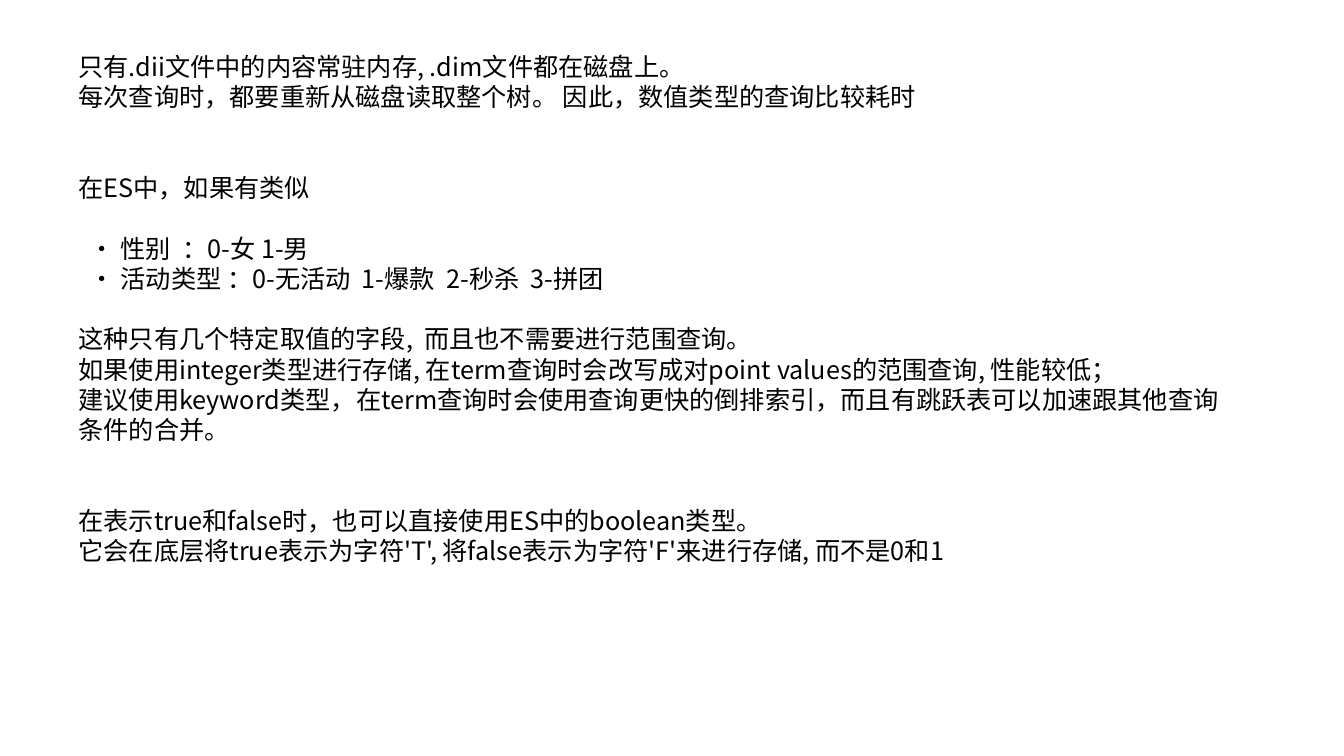
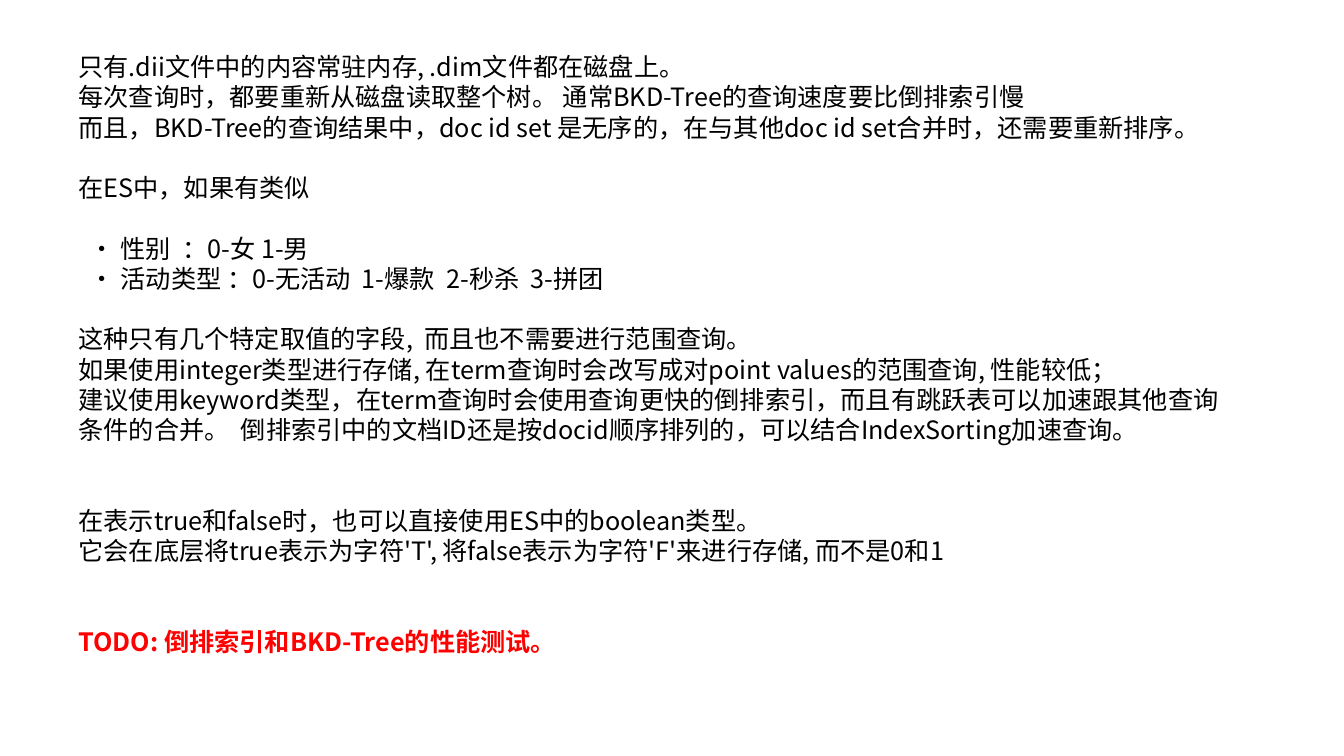
Before and after one commit to zouxiang1993/lucene-8.0.0, a slide deck: slide 19 of core/notes/lucene/codec/索引文件格式/Lucene索引文件.pptx. Drawn at 1344x756 pixels with LibreOffice and Linux fonts; fonts in the diff are those of the drawing. Boxes give left, top, right and bottom in pixels: in the first picture for what was removed or moved away, otherwise in the second. Text is boxed around its words. In the diff, an @@ line names an element or a change of style, - is before the commit and + after.

```diff
--- a/core/notes/lucene/codec/索引文件格式/Lucene索引文件.pptx
+++ b/core/notes/lucene/codec/索引文件格式/Lucene索引文件.pptx
@@ text at (78, 84, 1199, 140): text changed @@
-每次查询时，都要重新从磁盘读取整个树。 因此，数值类型的查询比较耗时
+每次查询时，都要重新从磁盘读取整个树。 通常BKD-Tree的查询速度要比倒排索引慢
+而且，BKD-Tree的查询结果中，doc id set 是无序的，在与其他doc id set合并时，还需要重新排序。
@@ text at (78, 383, 1218, 445): text changed @@
-建议使用keyword类型，在term查询时会使用查询更快的倒排索引，而且有跳跃表可以加速跟其他查询条件的合并。
+建议使用keyword类型，在term查询时会使用查询更快的倒排索引，而且有跳跃表可以加速跟其他查询条件的合并。 倒排索引中的文档ID还是按docid顺序排列的，可以结合IndexSorting加速查询。
@@ text at (78, 629, 556, 654): paragraph added @@
+TODO: 倒排索引和BKD-Tree的性能测试。
```
Also in this commit, not shown: 1 other file.
